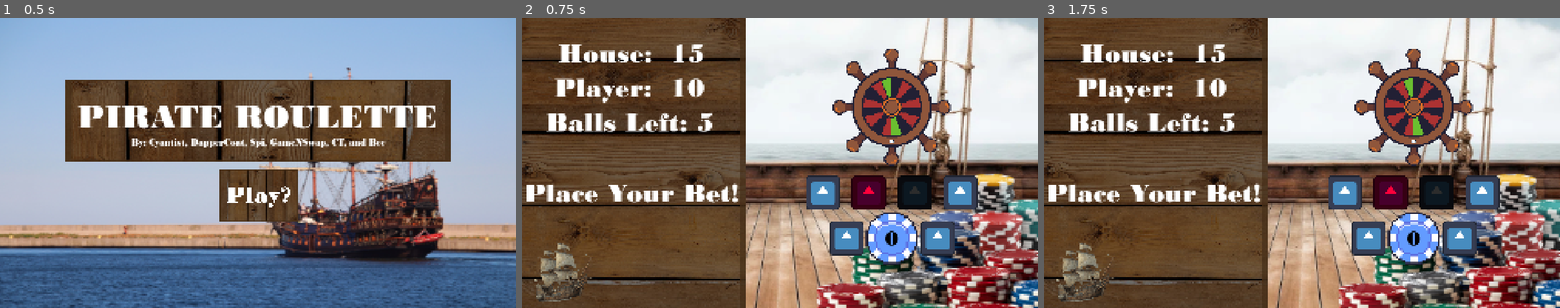
Above: before the commit, frames 1-3 (left to right).
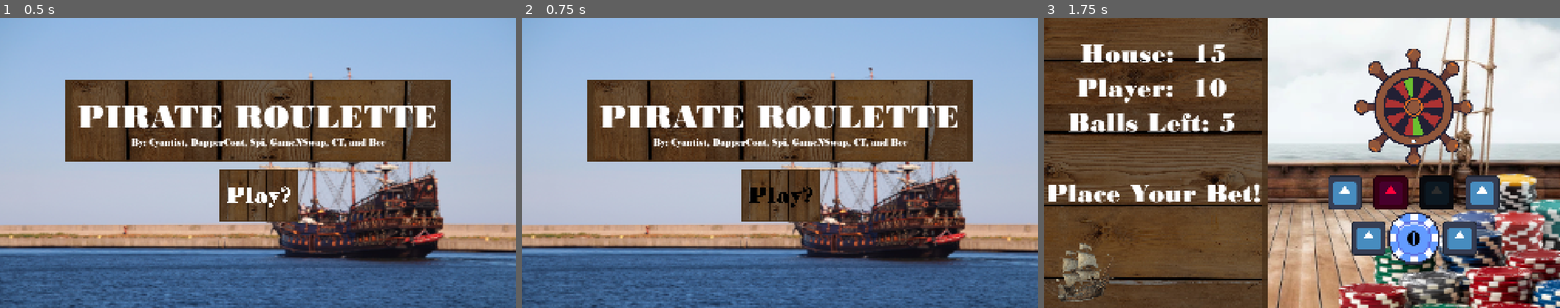
Above: after the commit, the same moments.

Repository: DapperCoat/The-Very-Serious-Game-Jam---Team-Bitato
Game: Godot game, scene res://Scenes/intro.tscn
Same seed, same stepped clock (60 frames per second), same inputs: the game is played once before the commit and once after it. The engine's default icon, where the game draws it, is replaced by a stand-in: a white triangle on a blue panel in a dark square.
Inputs (mouse positions are in pixels of both pictures, inside the frame that each line leads up to):
- Up to frame 1 (0.5 s): no input
- Up to frame 2 (0.75 s): click (780, 194) at 0.5 s
- Up to frame 3 (1.75 s): click (1302, 194) at 1.27 s

Frame 1 is identical in both runs. In frame 2, 92% of the frame differs, in the area x 0-100%, y 0-100%; in frame 3, nothing differs.

Commit message:
More SFX

Diff:
--- a/Scenes/intro.tscn
+++ b/Scenes/intro.tscn
@@ -6,6 +6,7 @@
 [ext_resource type="Texture2D" uid="uid://fpj4awvgvs20" path="res://Assets/UiCont.jpg" id="3_rsiac"]
 [ext_resource type="Texture2D" uid="uid://7avfd6tsyihq" path="res://Assets/UIButtonPlayInactive.jpg" id="4_hwjxs"]
 [ext_resource type="Texture2D" uid="uid://dlcrrr3ti0cku" path="res://Assets/UIButtonPlayActive.jpg" id="5_rsiac"]
+[ext_resource type="PackedScene" uid="uid://bxnxspr7jbi0c" path="res://Scenes/sound_manager.tscn" id="7_3bmuq"]
 
 [sub_resource type="LabelSettings" id="LabelSettings_11i6w"]
 font = ExtResource("2_alxvg")
@@ -96,4 +97,6 @@
 texture_normal = ExtResource("5_rsiac")
 texture_hover = ExtResource("4_hwjxs")
 
+[node name="SoundManager" parent="." unique_id=1604166250 instance=ExtResource("7_3bmuq")]
+
 [connection signal="pressed" from="UI/StartGame" to="." method="_on_start_game_pressed"]
--- a/Scenes/sound_manager.tscn
+++ b/Scenes/sound_manager.tscn
@@ -4,6 +4,8 @@
 [ext_resource type="AudioStream" uid="uid://bhnmh4t4d7hn0" path="res://Assets/SFX/roulette_spin.wav" id="2_25ke0"]
 [ext_resource type="AudioStream" uid="uid://ccex5g6wqbu3b" path="res://Assets/SFX/336997__timkahn__boo-01.wav" id="3_1ohty"]
 [ext_resource type="AudioStream" uid="uid://dvyyro11jx58j" path="res://Assets/SFX/win_placeholder.wav" id="4_tox07"]
+[ext_resource type="AudioStream" uid="uid://dm6c75dh6lfu2" path="res://Assets/SFX/chip_drop.wav" id="5_08tfe"]
+[ext_resource type="AudioStream" uid="uid://bv3hxv72j2y8f" path="res://Assets/SFX/Jackpot.wav" id="6_rc4uc"]
 
 [node name="SoundManager" type="Node" unique_id=1604166250]
 script = ExtResource("1_32i44")
@@ -16,5 +18,14 @@
 stream = ExtResource("3_1ohty")
 volume_db = -10.0
 
-[node name="Jackpot" type="AudioStreamPlayer" parent="." unique_id=450718399]
+[node name="Chips" type="AudioStreamPlayer" parent="." unique_id=450718399]
 stream = ExtResource("4_tox07")
+volume_db = -15.0
+
+[node name="ChipDrop" type="AudioStreamPlayer" parent="." unique_id=1164677601]
+stream = ExtResource("5_08tfe")
+volume_db = -15.0
+
+[node name="Jackpot" type="AudioStreamPlayer" parent="." unique_id=103578235]
+stream = ExtResource("6_rc4uc")
+volume_db = -7.0
--- a/Scripts/game_scene.gd
+++ b/Scripts/game_scene.gd
@@ -104,6 +104,7 @@
 		won_text.visible = false
 		place_your_bet.visible = false
 		lost_text.visible = true
+		sound_manager.play_sound(1)
 		await get_tree().create_timer(2).timeout
 		get_tree().change_scene_to_file("res://Scenes/intro.tscn")
 
@@ -115,7 +116,7 @@
 	balls_left.text = "Balls Left: " + str(balls)
 
 func _bet_won() -> void:
-	# sound_manager.play_sound(4)
+	sound_manager.play_sound(4)
 	place_your_bet.visible = false
 	won_text.visible = true
 	await get_tree().create_timer(2).timeout
--- a/Scripts/intro.gd
+++ b/Scripts/intro.gd
@@ -1,9 +1,11 @@
 extends Node2D
-
+@onready var sound_manager: Node = $SoundManager
 
 # Called when the node enters the scene tree for the first time.
 func _ready() -> void:
 	GlobalMusicPlayer.play_level_music()
 
 func _on_start_game_pressed() -> void:
+	sound_manager.play_sound(3)
+	await get_tree().create_timer(1).timeout
 	get_tree().change_scene_to_file("res://Scenes/game_scene.tscn")
Not shown, added: Assets/SFX/Jackpot.wav.import
Not shown, added: Assets/SFX/chip_drop.wav.import
Not shown, added: Assets/SFX/Jackpot.wav
Not shown, added: Assets/SFX/chip_drop.wav
